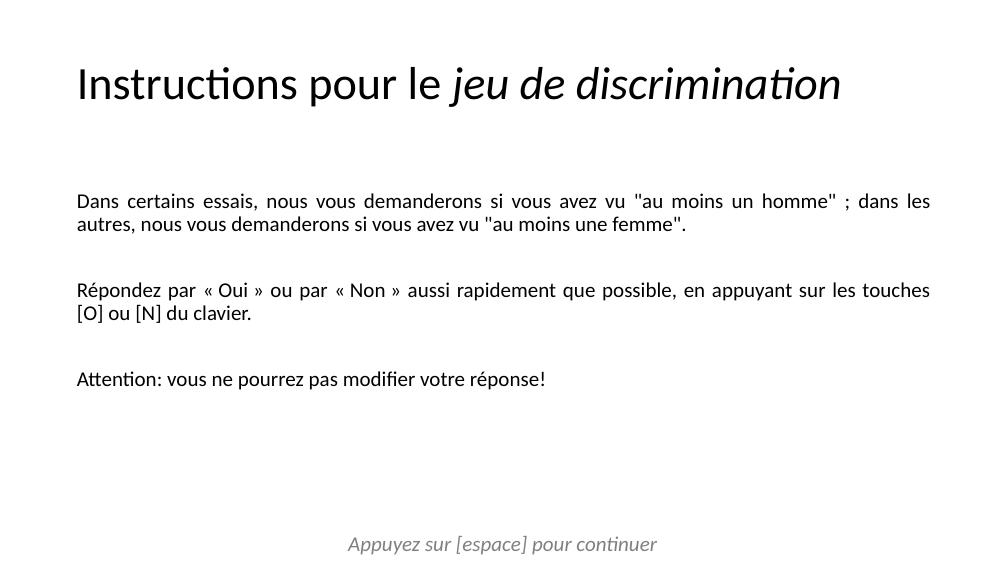
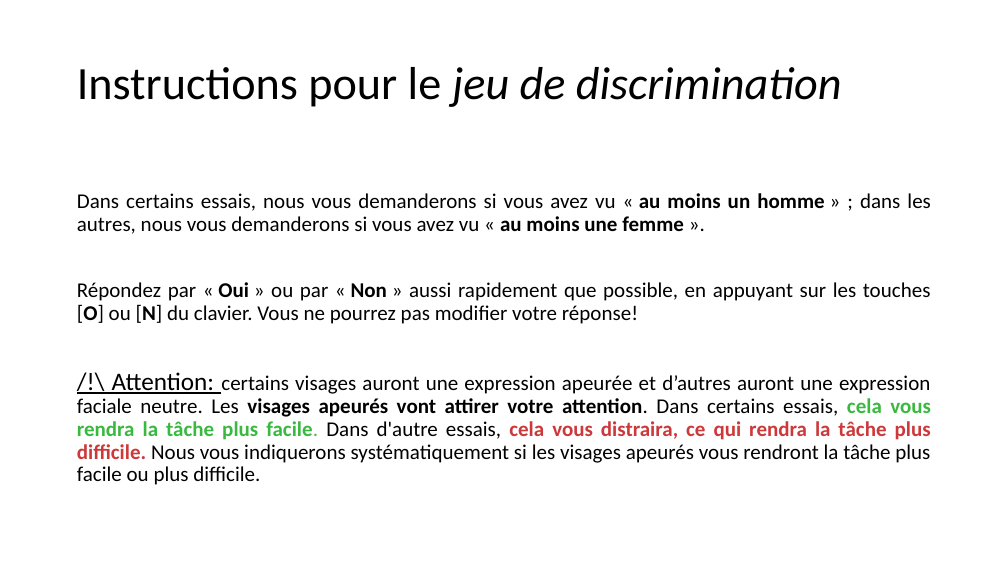
Before and after one commit to MBB-team/Online_Testing, a slide deck: slide 4 of Emotion_Regulation_JS/instructions/instructionsDiapo.pptx. Drawn at 1008x567 pixels with LibreOffice and Linux fonts; fonts in the diff are those of the drawing; background and template pictures are left out. Boxes give left, top, right and bottom in pixels: in the first picture for what was removed or moved away, otherwise in the second. Text is boxed around its words. In the diff, an @@ line names an element or a change of style, - is before the commit and + after.

```diff
--- a/Emotion_Regulation_JS/instructions/instructionsDiapo.pptx
+++ b/Emotion_Regulation_JS/instructions/instructionsDiapo.pptx
@@ text at (77,193,931,485): text changed @@
-Dans certains essais, nous vous demanderons si vous avez vu "au moins un homme" ; dans les autres, nous vous demanderons si vous avez vu "au moins une femme".
-Répondez par « Oui » ou par « Non » aussi rapidement que possible, en appuyant sur les touches [O] ou [N] du clavier.
-Attention: vous ne pourrez pas modifier votre réponse!
+Dans certains essais, nous vous demanderons si vous avez vu « au moins un homme » ; dans les autres, nous vous demanderons si vous avez vu « au moins une femme ».
+Répondez par « Oui » ou par « Non » aussi rapidement que possible, en appuyant sur les touches [O] ou [N] du clavier. Vous ne pourrez pas modifier votre réponse!
+/!\ Attention: certains visages auront une expression apeurée et d’autres auront une expression faciale neutre. Les visages apeurés vont attirer votre attention. Dans certains essais, cela vous rendra la tâche plus facile. Dans d'autre essais, cela vous distraira, ce qui rendra la tâche plus difficile. Nous vous indiquerons systématiquement si les visages apeurés vous rendront la tâche plus facile ou plus difficile.
@@ text removed at (348,536,657,555) @@
-Appuyez sur [espace] pour continuer
```
Also in this commit, not shown: 6 other slides changed, 4 slides added, 4 slides removed, 16 other files.
